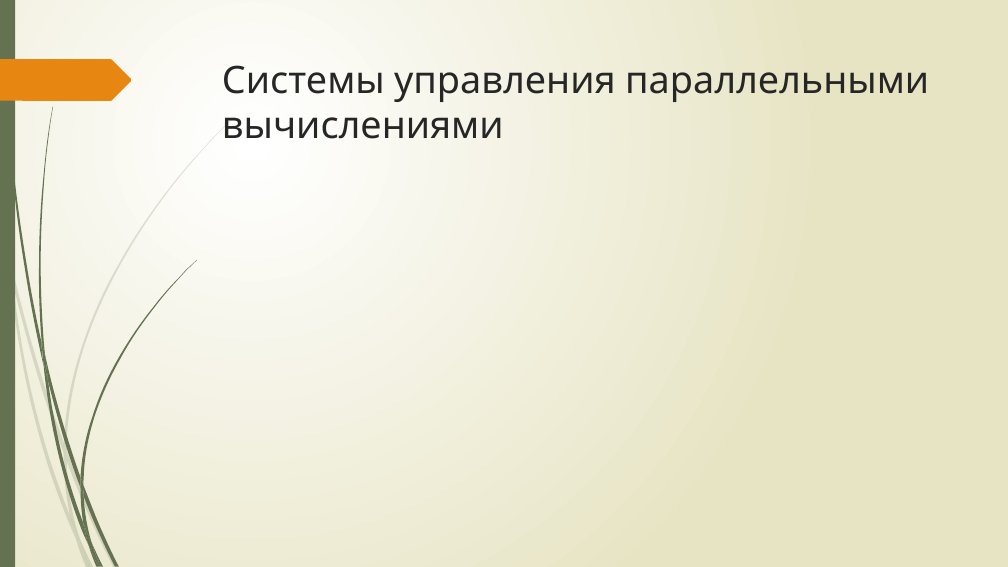
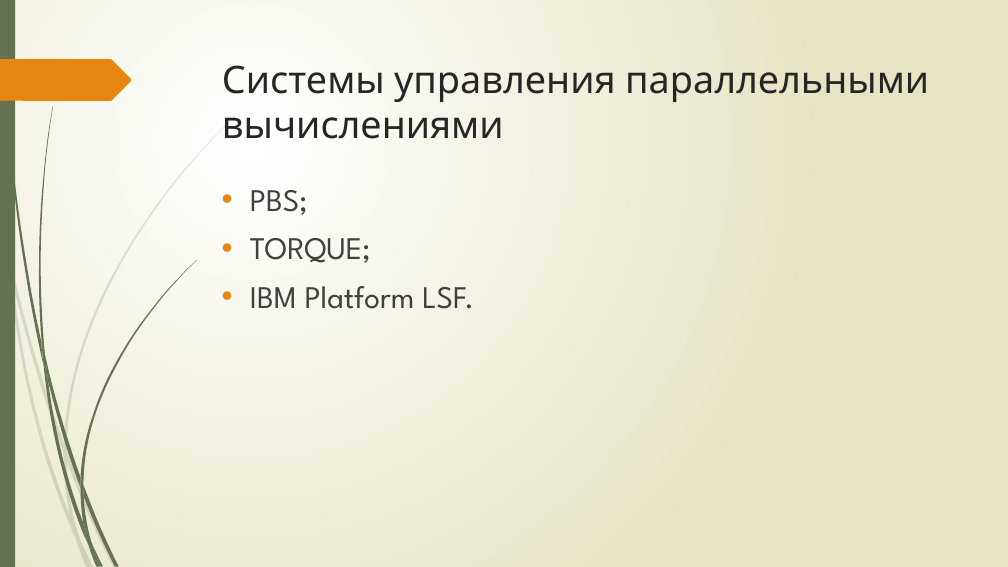
Before and after one commit to IbragimGabi/Diploma, a slide deck: slide 5 of презентация.pptx (slide 6 before the commit). Drawn at 1008x567 pixels with LibreOffice and Linux fonts; fonts in the diff are those of the drawing. Boxes give left, top, right and bottom in pixels: in the first picture for what was removed or moved away, otherwise in the second. Text is boxed around its words. In the diff, an @@ line names an element or a change of style, - is before the commit and + after.

```diff
--- a/презентация.pptx
+++ b/презентация.pptx
@@ text added at (250,190,474,309), 30 pt, text #404040 @@
+• PBS;
+• TORQUE;
+• IBM Platform LSF.
```
Also in this commit, not shown: 7 other slides changed, 2 slides added, 4 slides removed, 4 other files.
